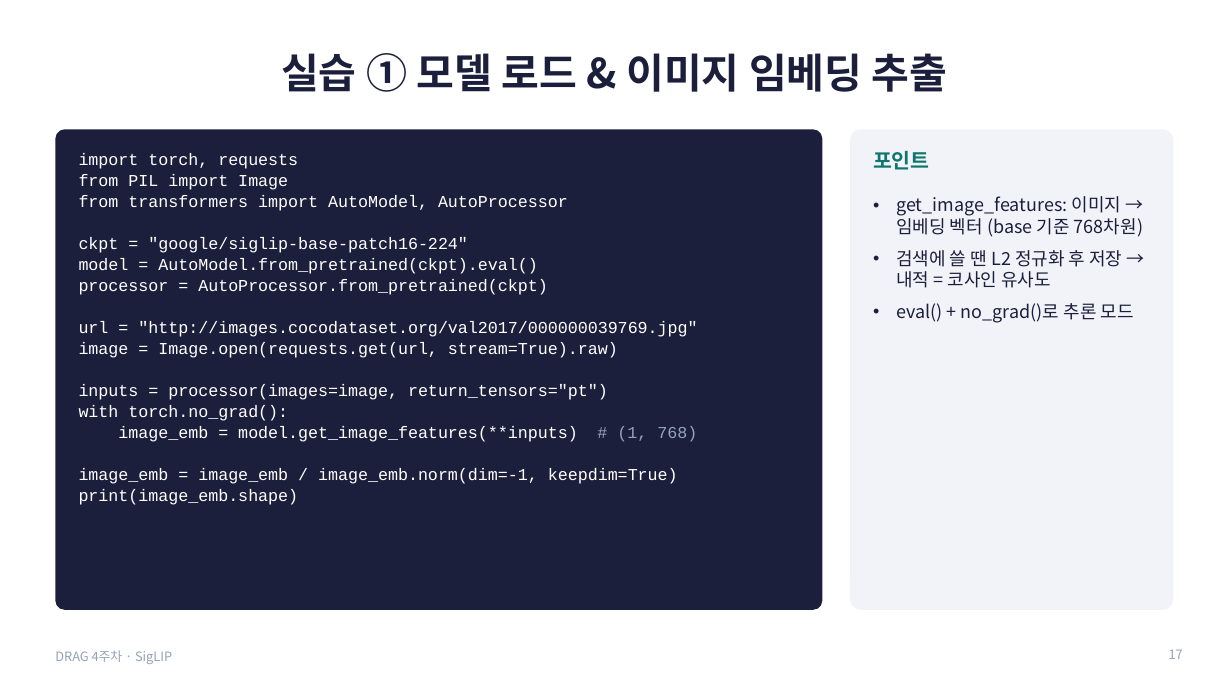
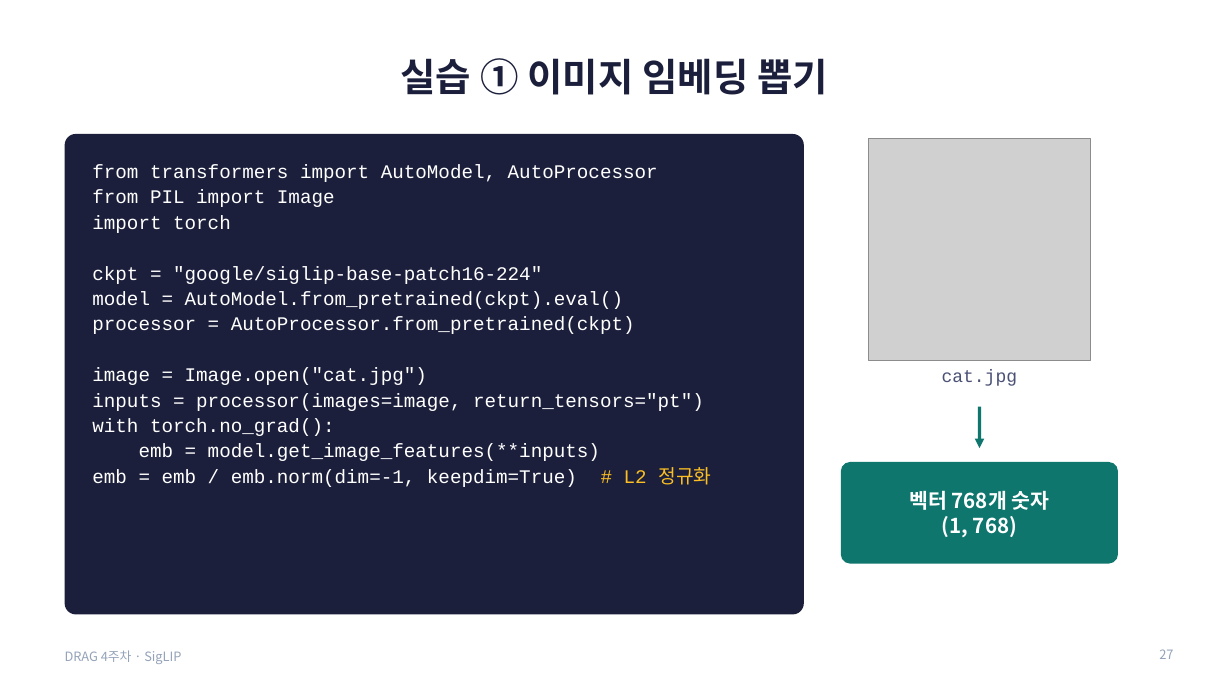
Before and after one commit to gaeun-k/DRAG, a slide deck: slide 27 of week4-siglip/김가은/SigLIP_4주차_발표.pptx (slide 17 before the commit). Drawn at 1232x693 pixels with LibreOffice and Linux fonts; fonts in the diff are those of the drawing; grey boxes stand for pictures. Boxes give left, top, right and bottom in pixels: in the first picture for what was removed or moved away, otherwise in the second. Text is boxed around its words. In the diff, an @@ line names an element or a change of style, - is before the commit and + after.

```diff
--- a/week4-siglip/김가은/SigLIP_4주차_발표.pptx
+++ b/week4-siglip/김가은/SigLIP_4주차_발표.pptx
@@ title at [401,58,828,95]: text changed; size 32 to 30 pt @@
-실습 ① 모델 로드 & 이미지 임베딩 추출
+실습 ① 이미지 임베딩 뽑기
@@ rounded rectangle: place and size @@
-rounded rectangle at [55,129,823,610]
+rounded rectangle at [65,134,804,615]
@@ rounded rectangle at [65,134,804,615]: proportions changed @@
@@ rounded rectangle removed at [850,129,1174,610] @@
@@ picture added at [869,139,1091,360] @@
@@ text at [92,165,658,182]: text changed; size 13 to 15 pt @@
-import torch, requests
+from transformers import AutoModel, AutoProcessor
@@ text "from transformers import AutoModel, AutoProcessor": place and size @@
-text "from transformers import AutoModel, AutoProcessor" at [79,153,697,505]
+text "from transformers import AutoModel, AutoProcessor" at [92,165,711,487]
@@ text removed at [873,151,930,170] @@
-포인트
@@ text at [92,190,704,436]: size 13 to 15 pt in "from PIL import Image", "ckpt = "google/siglip-base-patch16-224"", "model = AutoModel.from_pretrained(ckpt).eval()", "processor = AutoProcessor.from_pretrained(ckpt)" and 2 more places; line spacing 1.05 to 1.1 @@
@@ text removed at [896,196,1143,323] @@
-• get_image_features: 이미지 → 임베딩 벡터 (base 기준 768차원)
-• 검색에 쓸 땐 L2 정규화 후 저장 → 내적 = 코사인 유사도
-• eval() + no_grad()로 추론 모드
@@ text at [92,215,231,233]: text changed; size 13 to 15 pt @@
-from transformers import AutoModel, AutoProcessor
+import torch
@@ text at [92,368,427,385]: text changed; size 13 to 15 pt @@
-url = "http://images.cocodataset.org/val2017/000000039769.jpg"
-image = Image.open(requests.get(url, stream=True).raw)
+image = Image.open("cat.jpg")
@@ text added at [942,370,1018,386], 14 pt, text #4A5175 @@
+cat.jpg
@@ arrow added from (980, 407) to (980, 448), #0F766E 2.5 pt @@
@@ text at [92,444,711,487]: text changed; size 13 to 15 pt @@
-image_emb = model.get_image_features(**inputs) # (1, 768)
-image_emb = image_emb / image_emb.norm(dim=-1, keepdim=True)
-print(image_emb.shape)
+emb = model.get_image_features(**inputs)
+emb = emb / emb.norm(dim=-1, keepdim=True) # L2 정규화
@@ rounded rectangle added at [841,462,1118,564], fill #0F766E @@
@@ text added at [910,490,1050,537], 16 pt, text #FFFFFF, bold @@
+벡터 768개 숫자
+(1, 768)
@@ text "DRAG 4주차 · SigLIP": place and size @@
-text "DRAG 4주차 · SigLIP" at [55,650,172,664]
+text "DRAG 4주차 · SigLIP" at [65,650,181,664]
@@ page number added at [1159,649,1173,659], 10 pt, text #94A3B8 @@
+27
@@ page number removed at [1169,649,1183,659] @@
-17
```
Also in this commit, not shown: 13 other slides changed, 23 slides added, 11 slides removed.
